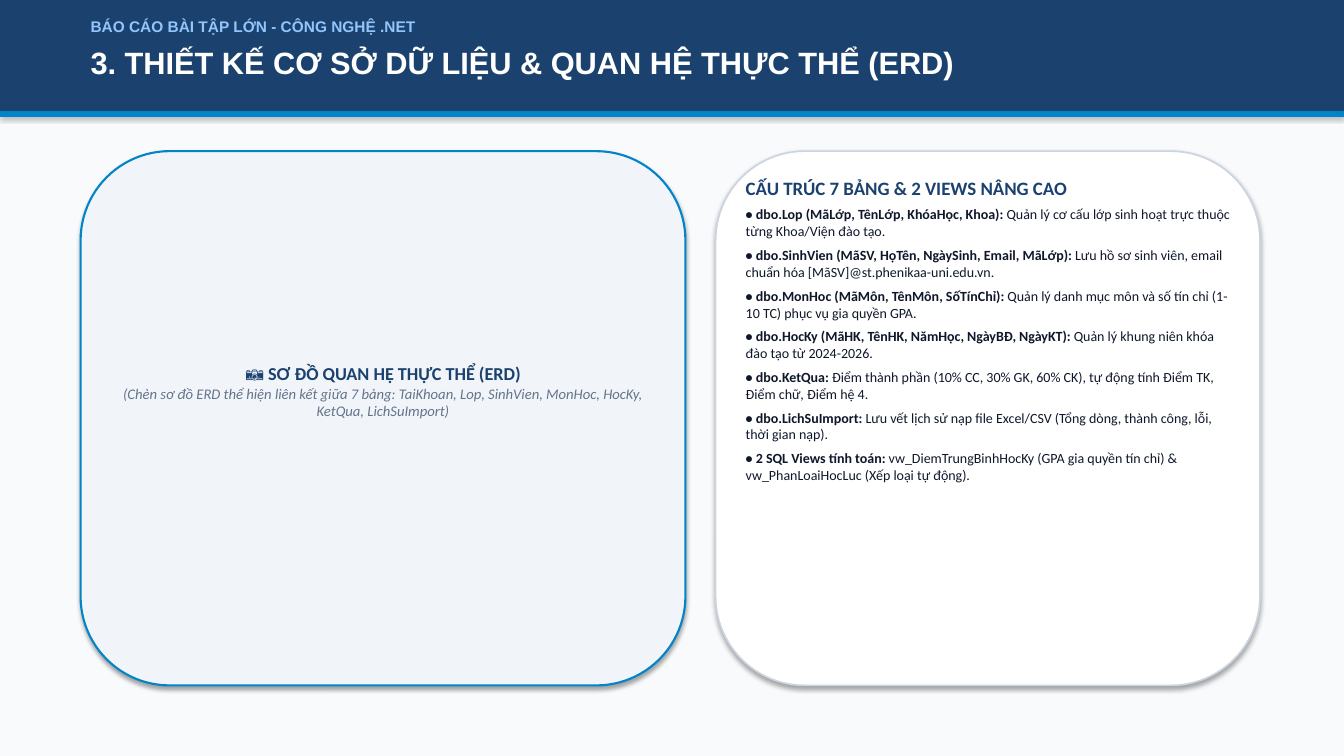
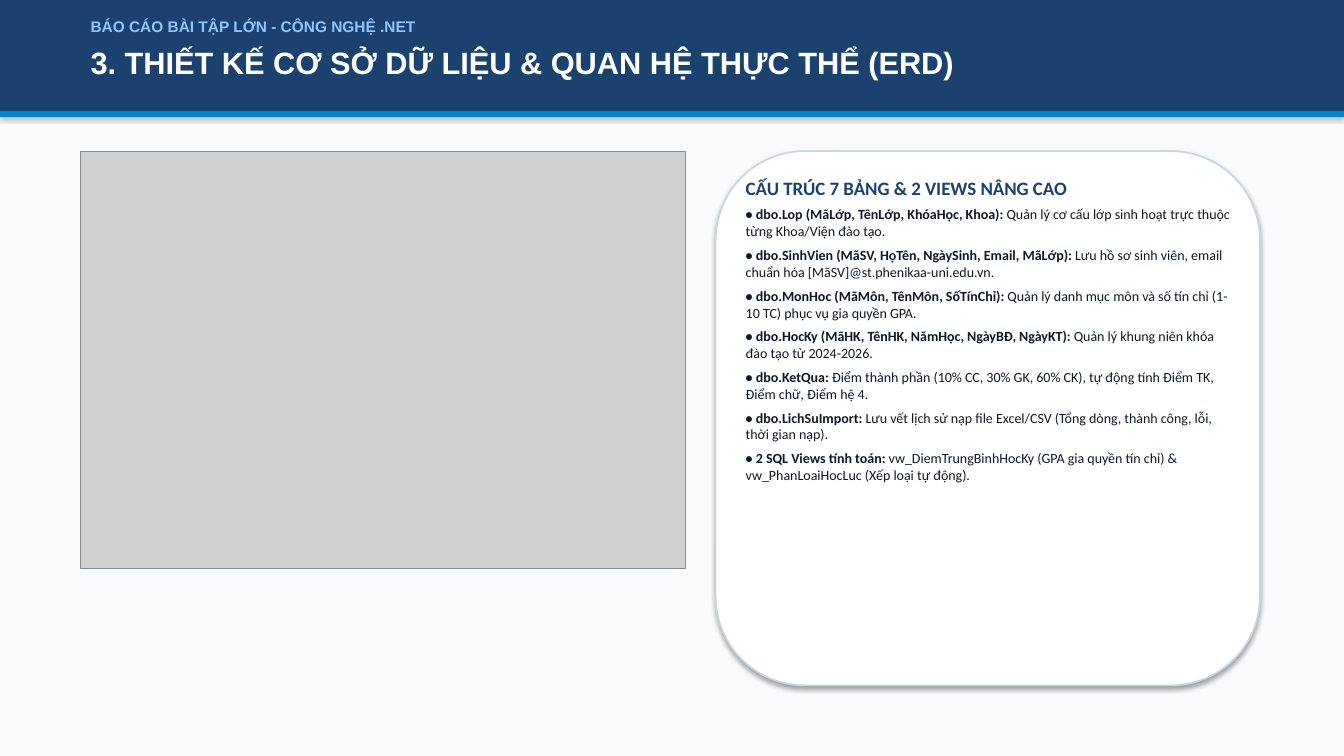
Before and after one commit to ngthanhs1/STUDENT_RESULT_ANALYTICS, a slide deck: slide 5 of SLIDE_THUYET_TRINH_STUDENT_RESULT_ANALYTICS.pptx. Drawn at 1344x756 pixels with LibreOffice and Linux fonts; fonts in the diff are those of the drawing; grey boxes stand for pictures. Boxes give left, top, right and bottom in pixels: in the first picture for what was removed or moved away, otherwise in the second. Text is boxed around its words. In the diff, an @@ line names an element or a change of style, - is before the commit and + after.

```diff
--- a/SLIDE_THUYET_TRINH_STUDENT_RESULT_ANALYTICS.pptx
+++ b/SLIDE_THUYET_TRINH_STUDENT_RESULT_ANALYTICS.pptx
@@ rounded rectangle removed at (81, 151, 686, 686) @@
@@ picture added at (81, 151, 686, 569) @@
@@ text removed at (123, 366, 642, 419) @@
-📷 SƠ ĐỒ QUAN HỆ THỰC THỂ (ERD)
-(Chèn sơ đồ ERD thể hiện liên kết giữa 7 bảng: TaiKhoan, Lop, SinhVien, MonHoc, HocKy, KetQua, LichSuImport)
```
Also in this commit, not shown: 2 other slides changed, 5 other files.
